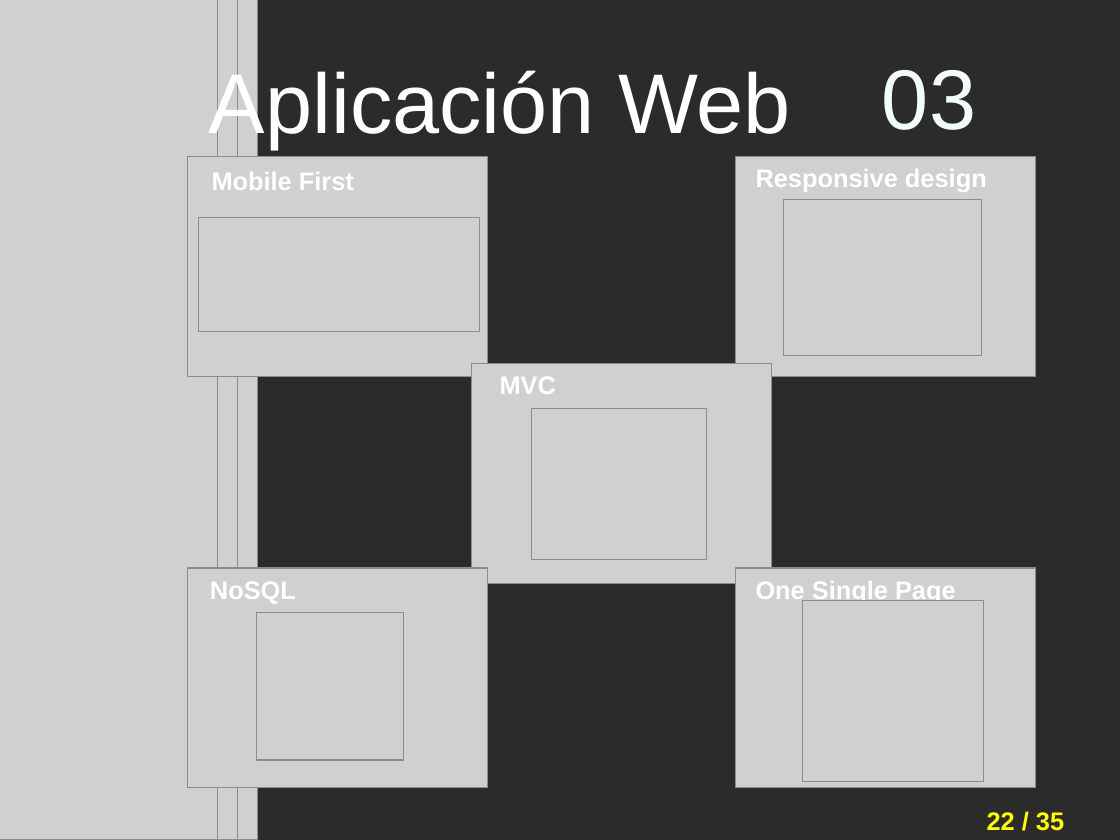
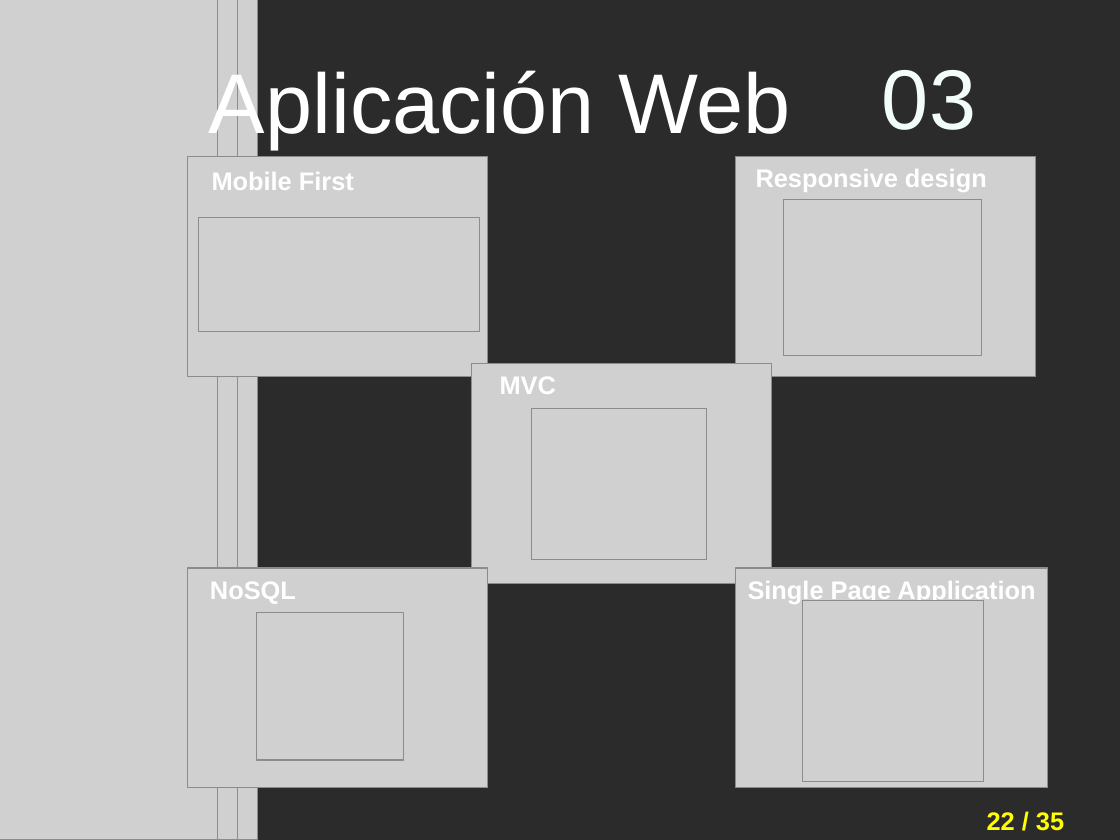
Before and after one commit to i62navpm/PFCweb, a slide deck: slide 22 of Documentación/Presentación.odp. Drawn at 1120x840 pixels with LibreOffice and Linux fonts; fonts in the diff are those of the drawing; grey boxes stand for pictures; background and template pictures are left out; a plain dark background stands for a picture behind light text. Boxes give left, top, right and bottom in pixels: in the first picture for what was removed or moved away, otherwise in the second. Text is boxed around its words. In the diff, an @@ line names an element or a change of style, - is before the commit and + after.

```diff
--- a/Documentación/Presentación.odp
+++ b/Documentación/Presentación.odp
@@ picture resized from (x1=736, y1=568, x2=1036, y2=789) to (x1=736, y1=568, x2=1048, y2=789) @@
@@ text at (x1=748, y1=581, x2=1035, y2=604): text changed @@
-One Single Page
+Single Page Application
```
Also in this commit, not shown: 11 other slides changed, 1 other file.
